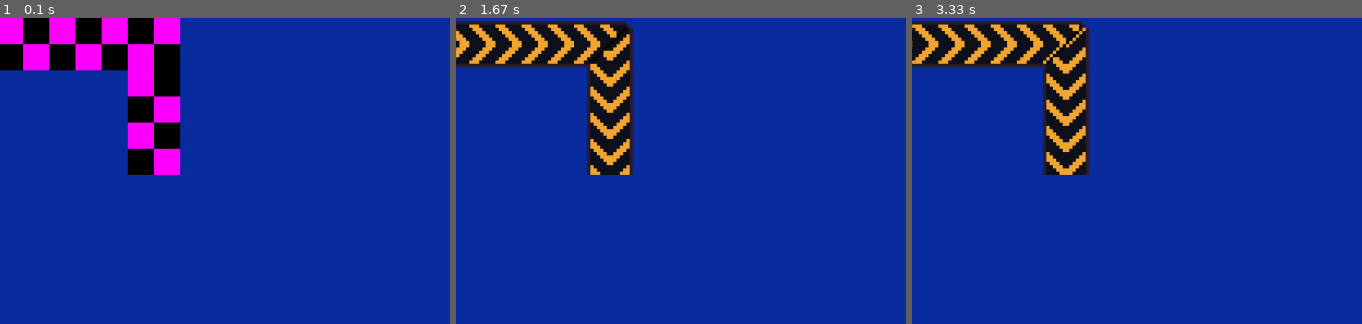
Above: before the commit, frames 1-3 (left to right).
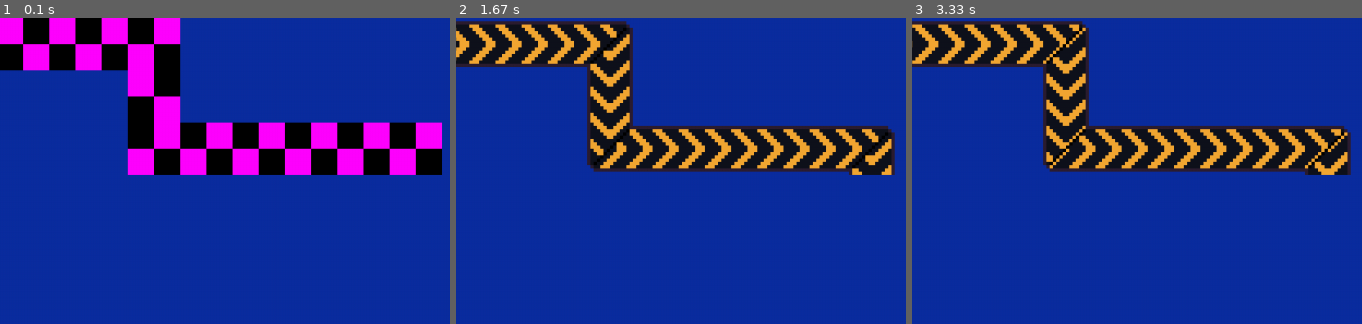
Above: after the commit, the same moments.

Repository: fijianfugufish/factory-game
Game: pygame game, started from main.pyw
The game is run twice, just before and just after one commit, with the same random seed, the same clock (stepped at 60 frames per second) and the same inputs.
Inputs:
- Up to frame 1 (0.1 s): no input
- Up to frame 2 (1.67 s): no input
- Up to frame 3 (3.33 s): no input
The pictures show only the part of the screen within x 15-65%, y 0-50%; the shares and areas given below are measured in that part.

The runs differ from the first frame. In frame 1, 12% of the frame differs, in the area x 28-99%, y 33-52%; in frame 2, 9.3%; in frame 3, 9.4%.

Commit message:
added image flipping

Diff:
--- a/main.pyw
+++ b/main.pyw
@@ -67,6 +67,15 @@
 
 def decodeFactoryComponent(factory: fac.Factory, id):
     # component to decode is a transport type
+
+    # bent transports bend right, they nust be flipped if they turn left
+    leftTurns = {
+        (fac.Directions.North, fac.Directions.West),
+        (fac.Directions.West,  fac.Directions.South),
+        (fac.Directions.South, fac.Directions.East),
+        (fac.Directions.East,  fac.Directions.North),
+    }
+
     if id in factory.transports:
         transport = factory.transports[id]
 
@@ -107,13 +116,17 @@
             if transport.type == "ConveyorBelt":
                 position = worldToSreen(turnPos)
 
-                # check if first transport should bend
+                # check if first or last transport should bend
                 if bent is not None:
                     conveyor = ConveyorBelt(position[0], position[1], id, turnPos, bent = bent)
                     conveyor.rotation = previousDirection.value if bent else turnDir.value
                 else:
                     conveyor = ConveyorBelt(position[0], position[1], id, turnPos, bent = True)
                     conveyor.rotation = previousDirection.value
+
+                # flip if needed
+                if (previousDirection, turnDir) in leftTurns:
+                    conveyor.setFlipped(y = True)
             else:
                 assert ValueError, "unknown transport type"
 
@@ -180,7 +193,8 @@
 
     mainFactory.addTransportTurn(conveyor1, [(0, 0), fac.Directions.East])
     mainFactory.addTransportTurn(conveyor1, [(5, 0), fac.Directions.South])
-    mainFactory.addTransportTurn(conveyor1, [(5, 2), fac.Directions.South])
+    mainFactory.addTransportTurn(conveyor1, [(5, 2), fac.Directions.East])
+    mainFactory.addTransportTurn(conveyor1, [(10, 2), fac.Directions.South])
 
     decodeFactoryComponent(mainFactory, conveyor1)
 
--- a/pygameui.py
+++ b/pygameui.py
@@ -240,6 +240,7 @@
         self._w = value
         self.rect.w = value
         self.image = transform.scale(image.convert(), (self.w, self.h))
+        self._OriginalImage = transform.scale(image.convert(), (self.w, self.h))
 
     @property
     def h(self):
@@ -251,6 +252,9 @@
         self.rect.h = value
         self.image = transform.scale(image.convert(), (self.w, self.h))
 
+    def setFlipped(self, x = False, y = False):
+        self.image = transform.flip(self._OriginalImage, x, y)
+
     def draw(self, window):
         if self.hidden: return
 
@@ -351,6 +355,18 @@
                 frame = transform.rotate(frame, -self._rotation)
                 self.animations[animation][i] = frame
 
+    def setFlipped(self, x = False, y = False):
+        center = self.rect.center
+
+        self.image = transform.flip(self._OriginalImage, x, y)
+
+        self.rect = self.image.get_rect(center = center)
+
+        for animation in self.animations:
+            for i, frame in enumerate(self._originalAnimations[animation]):
+                frame = transform.flip(frame, x, y)
+                self.animations[animation][i] = frame
+
     @classmethod
     def updateAllAnimations(cls, dt):
         for i in cls.animationInstances:
